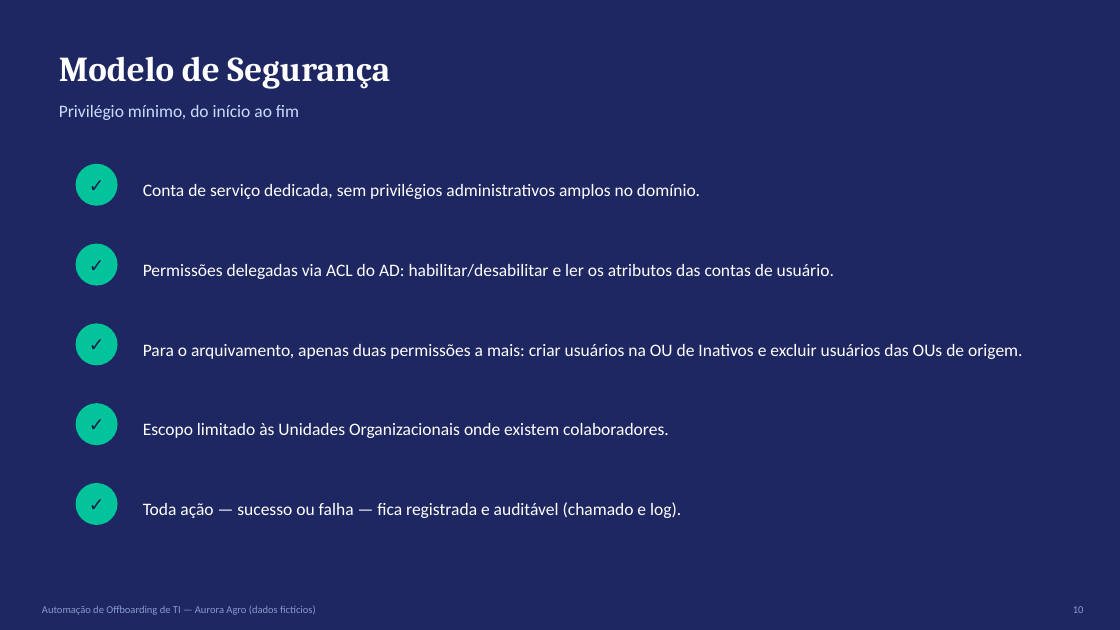
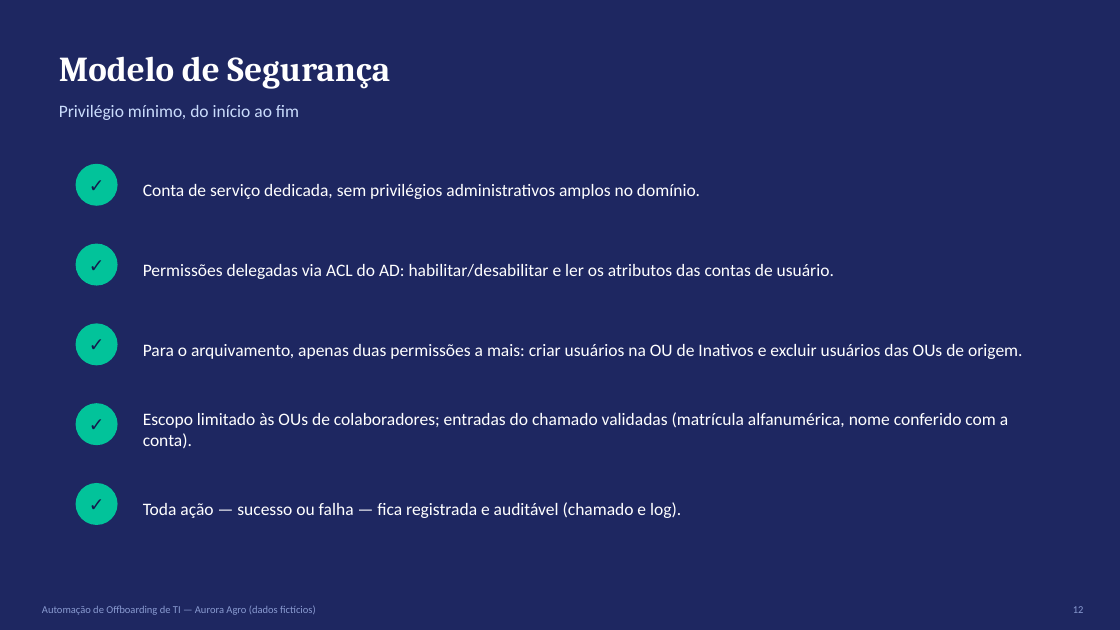
Before and after one commit to EdPelegrini/DesligamentoUsuario-DeskManager-EntraID-AD, a slide deck: slide 12 of Automacao_Offboarding_Apresentacao_v2.pptx (slide 10 before the commit). Drawn at 1120x630 pixels with LibreOffice and Linux fonts; fonts in the diff are those of the drawing. Boxes give left, top, right and bottom in pixels: in the first picture for what was removed or moved away, otherwise in the second. Text is boxed around its words. In the diff, an @@ line names an element or a change of style, - is before the commit and + after.

```diff
--- a/Automacao_Offboarding_Apresentacao_v2.pptx
+++ b/Automacao_Offboarding_Apresentacao_v2.pptx
@@ text at (143,412,1008,448): text changed @@
-Escopo limitado às Unidades Organizacionais onde existem colaboradores.
+Escopo limitado às OUs de colaboradores; entradas do chamado validadas (matrícula alfanumérica, nome conferido com a conta).
@@ text at (1073,606,1084,613): text changed @@
-10
+12
```
Also in this commit, not shown: 5 other slides changed, 3 slides added.
